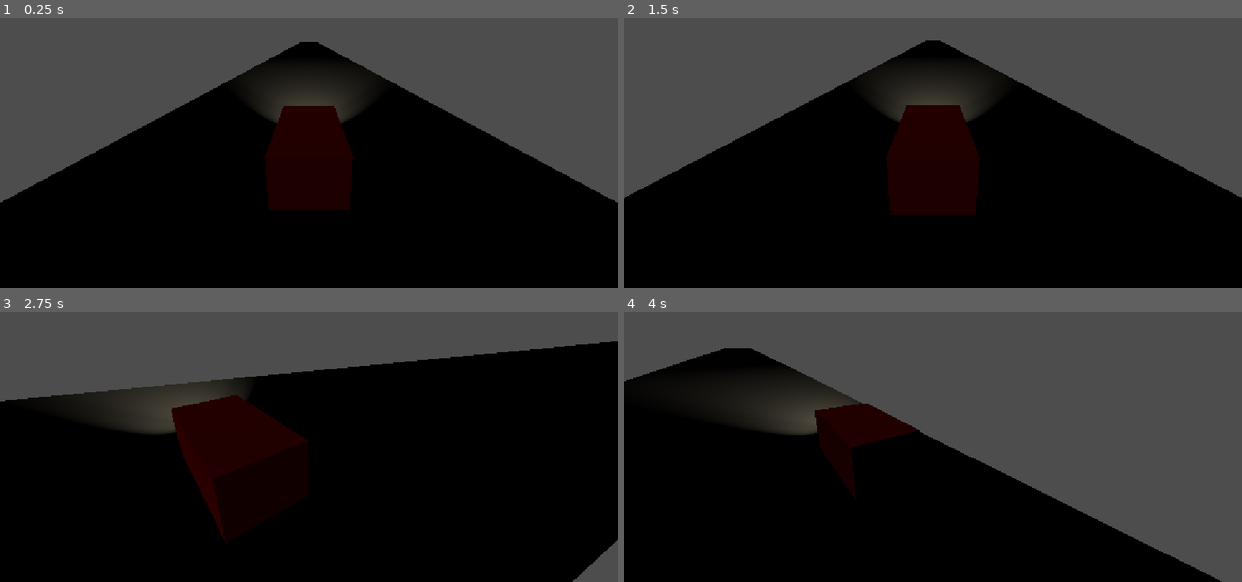
Above: before the commit, frames 1-4 (two rows, left to right).
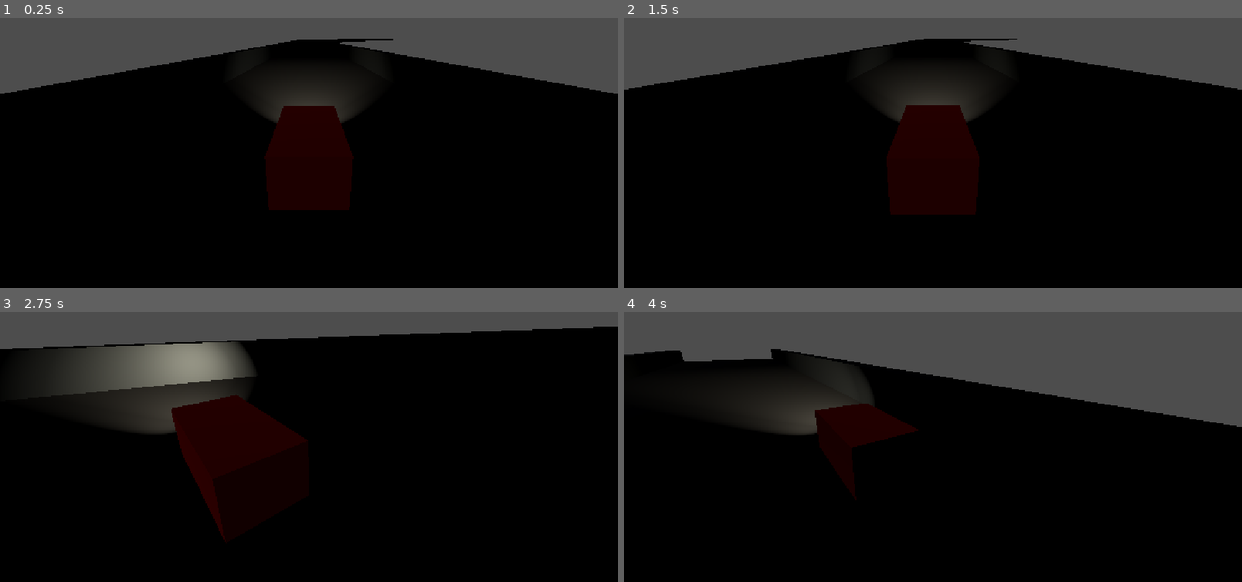
Above: after the commit, the same moments.

Repository: sebavidal10/km77
Game: Godot game, scene res://world.tscn
Same seed, same stepped clock (60 frames per second), same inputs: the game is played once before the commit and once after it.
Inputs:
- Up to frame 1 (0.25 s): no input
- Up to frame 2 (1.5 s): hold Right (steer_right) 0.53-1.28 s; tap Enter at 1.25 s; hold S (brake) from 1.28 s (still down)
- Up to frame 3 (2.75 s): release S (brake) at 2.03 s; hold Right (steer_right) from 2.03 s (still down)
- Up to frame 4 (4 s): release Right (steer_right) at 2.78 s; hold W (accelerate) 2.78-3.53 s; hold A (steer_left) from 3.53 s (still down)

The runs differ from the first frame. In frame 1, 20% of the frame differs, in the area x 0-100%, y 7-69%; in frame 2, 20%; in frame 3, 11%; in frame 4, 26%, in the area x 0-100%, y 13-100%.

Commit message:
feat(world): integrate road manager into main world scene

Diff:
--- a/world.tscn
+++ b/world.tscn
@@ -2,18 +2,7 @@
 
 [ext_resource type="Script" uid="uid://sqcs05103pki" path="res://van.gd" id="1_f3sb7"]
 [ext_resource type="Script" uid="uid://dvsjh1krtwsni" path="res://chase_camera.gd" id="1_fj7yv"]
-
-[sub_resource type="BoxShape3D" id="BoxShape3D_r8maq"]
-size = Vector3(16, 1, 500)
-
-[sub_resource type="StandardMaterial3D" id="StandardMaterial3D_fj7yv"]
-albedo_color = Color(0.13333334, 0.13333334, 0.14509805, 1)
-
-[sub_resource type="BoxMesh" id="BoxMesh_ku5fm"]
-size = Vector3(16, 1, 500)
-
-[sub_resource type="BoxShape3D" id="BoxShape3D_ku5fm"]
-size = Vector3(1, 4, 500)
+[ext_resource type="Script" uid="uid://cuqv112f85gvi" path="res://road_manager.gd" id="2_rmgr"]
 
 [sub_resource type="BoxShape3D" id="BoxShape3D_amspa"]
 size = Vector3(2, 1.5, 4)
@@ -34,22 +23,9 @@
 script = ExtResource("1_fj7yv")
 target_node = NodePath("../Van/CameraTarget")
 
-[node name="Track" type="StaticBody3D" parent="." unique_id=1806123561]
-
-[node name="CollisionShape3D" type="CollisionShape3D" parent="Track" unique_id=1586087272]
-shape = SubResource("BoxShape3D_r8maq")
-
-[node name="MeshInstance3D" type="MeshInstance3D" parent="Track" unique_id=538535376]
-material_override = SubResource("StandardMaterial3D_fj7yv")
-mesh = SubResource("BoxMesh_ku5fm")
-
-[node name="WallLeft" type="CollisionShape3D" parent="Track" unique_id=649872629]
-transform = Transform3D(1, 0, 0, 0, 1, 0, 0, 0, 1, -8.5, 2, 0)
-shape = SubResource("BoxShape3D_ku5fm")
-
-[node name="WallRight" type="CollisionShape3D" parent="Track" unique_id=1063121002]
-transform = Transform3D(1, 0, 0, 0, 1, 0, 0, 0, 1, 8.5, 2, 0)
-shape = SubResource("BoxShape3D_ku5fm")
+[node name="RoadManager" type="Node3D" parent="." unique_id=1806123561 node_paths=PackedStringArray("target_vehicle")]
+script = ExtResource("2_rmgr")
+target_vehicle = NodePath("../Van")
 
 [node name="Van" type="CharacterBody3D" parent="." unique_id=686971467]
 transform = Transform3D(1, 0, 0, 0, 1, 0, 0, 0, 1, 0, 1.5, 0)
